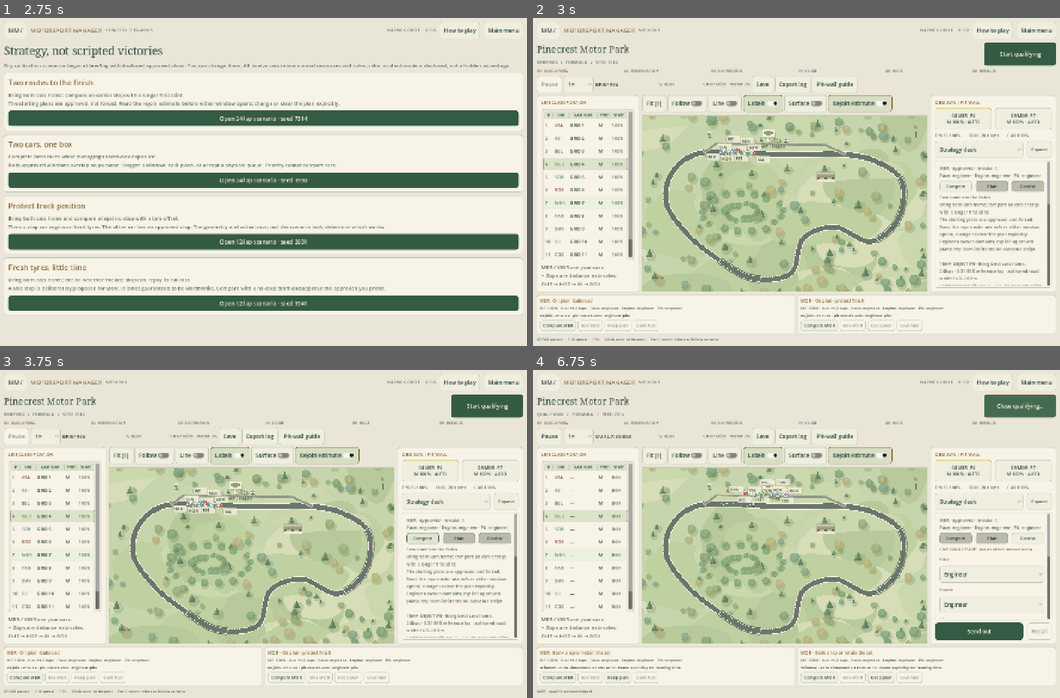
Above: before the commit, frames 1-4 (two rows, left to right).
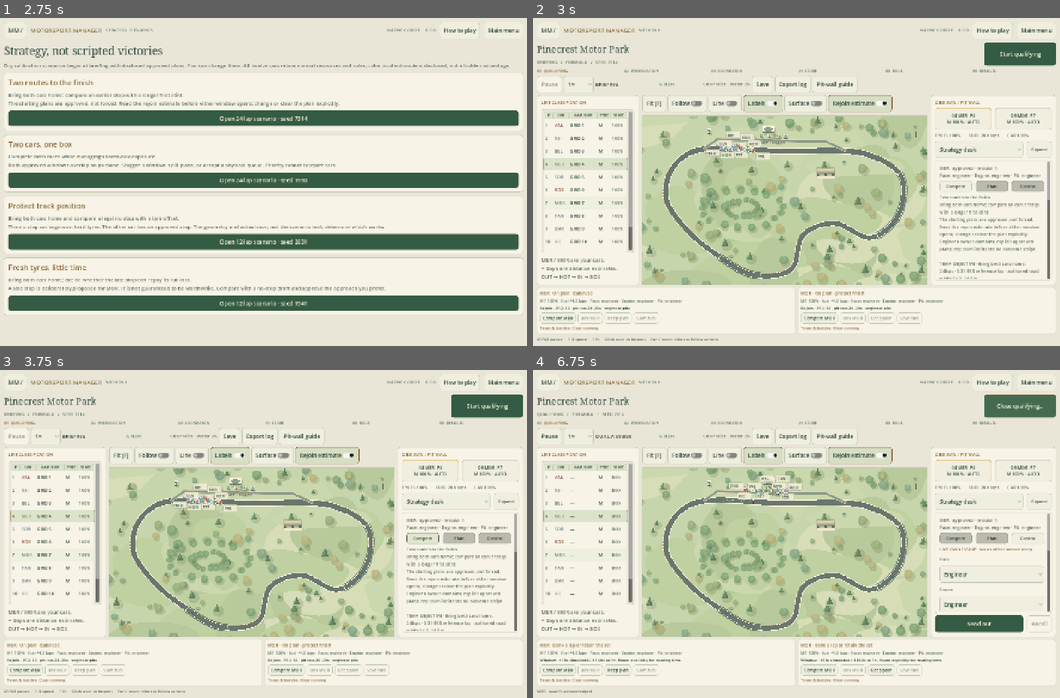
Above: after the commit, the same moments.

Repository: Luis85/motorsport-manager
Game: Godot game, scene res://scenes/main.tscn
The game is run twice, just before and just after one commit, with the same random seed, the same clock (stepped at 60 frames per second) and the same inputs.
Inputs:
- Up to frame 1 (2.75 s): click "GRAND PRIX WEEKEND Choose a c…" at 0.5 s; click "MM /" at 1.25 s; click "STRATEGY SCENARIOS" at 2 s
- Up to frame 2 (3 s): click "Open 24-lap scenario · seed 7…" at 2.75 s
- Up to frame 3 (3.75 s): click "Compare" at 3.5 s
- Up to frame 4 (6.75 s): click "Plan" at 4.25 s; click "Compare" at 5 s; click "Control" at 5.75 s; click "Start qualifying" at 6.5 s

Frame 1 is identical in both runs. In frame 2, 11% of the frame differs, in the area x 0-100%, y 29-96%; in frame 3, 11%; in frame 4, 12%.

Commit message:
feat(ui): ship native Team and battles controls, paired feedback and compact-layout polish (0.6.0)

Diff:
--- a/project.godot
+++ b/project.godot
@@ -3,7 +3,7 @@
 
 [application]
 config/name="Motorsport Manager"
-config/version="0.5.0"
+config/version="0.6.0"
 run/main_scene="res://scenes/main.tscn"
 config/features=PackedStringArray("4.7", "GL Compatibility")
 config/description="Native track authoring and top-down Grand Prix weekend."
--- /dev/null
+++ b/scripts/ui/battle_overlay.gd
@@ -0,0 +1,35 @@
+class_name BattleOverlay
+extends Control
+## Paired outlines and text only. Uses physical projected positions, never screen-distance collisions.
+var canvas: TrackCanvas
+var enabled = true
+
+func _ready() -> void:
+	mouse_filter = Control.MOUSE_FILTER_IGNORE
+	set_anchors_and_offsets_preset(Control.PRESET_FULL_RECT)
+	clip_contents = true
+
+func _process(_delta: float) -> void:
+	queue_redraw()
+
+func _draw() -> void:
+	if not enabled or canvas == null or not canvas.sim is StrategyRaceSim: return
+	var sim: StrategyRaceSim = canvas.sim
+	if sim.phase != "race": return
+	var id = sim.selected_id; var record = sim.battle_state.drivers[id]
+	# A defending selected driver can share the outline of the approaching contest.
+	if record.target_id < 0:
+		for candidate in sim.battle_state.drivers:
+			if candidate.target_id == id and candidate.phase not in ["recover", "resolve"]: record = candidate; break
+	if record.target_id < 0: return
+	var first = sim.cars[int(record.driver_id)]; var second = sim.cars[int(record.target_id)]
+	if first.route != "track" or second.route != "track" or first.dnf or second.dnf: return
+	for car in [first, second]:
+		var point = canvas.screen(sim.car_position(car).p)
+		draw_arc(point, 15, 0, TAU, 32, UI.ACCENT, 2, true)
+		draw_line(point + Vector2(-6, 19), point + Vector2(6, 19), UI.ACCENT, 2, true)
+	var caption = "%s / %s · %s" % [first.short, second.short, str(record.phase).capitalize()]
+	var rect = Rect2(Vector2(10, 10), Vector2(minf(310, size.x - 20), 46))
+	draw_style_box(UI.box(UI.PANEL, UI.LINE, 5, 7), rect)
+	draw_string(ThemeDB.fallback_font, rect.position + Vector2(8, 17), caption, HORIZONTAL_ALIGNMENT_LEFT, rect.size.x - 16, 12, UI.INK)
+	draw_string(ThemeDB.fallback_font, rect.position + Vector2(8, 34), "Paired contest · physical movement", HORIZONTAL_ALIGNMENT_LEFT, rect.size.x - 16, 10, UI.MUTED)
--- a/scripts/ui/strategy_weekend.gd
+++ b/scripts/ui/strategy_weekend.gd
@@ -9,6 +9,8 @@
 var decision_bar: HBoxContainer
 var debrief_text: Label
 var debrief_sequence = -1
+var team_panel: TeamOrdersPanel
+var battle_overlay: BattleOverlay
 
 func _ready() -> void:
 	super._ready()
@@ -26,6 +28,12 @@
 	debrief_page.add_child(UI.paragraph("A good call can have a poor result. Compare the assumptions recorded at the time with measured outcomes; no alternate finishing position is presented as fact."))
 	debrief_page.add_child(UI.button("Export decision evidence", export_evidence))
 	debrief_text = UI.paragraph(""); debrief_text.add_theme_font_size_override("font_size", 12); debrief_page.add_child(debrief_text)
+	detail_picker.add_item("Team & battles")
+	var team_page = tab_page("Team & battles")
+	team_panel = TeamOrdersPanel.new(); team_panel.configure(strategy_model); team_page.add_child(team_panel)
+	team_panel.command_requested.connect(targeted_command)
+	team_panel.watch_requested.connect(func(id): select_driver(id); set_follow(true))
+	battle_overlay = BattleOverlay.new(); battle_overlay.canvas = canvas; canvas.add_child(battle_overlay)
 	rejoin_overlay = RejoinOverlay.new(); rejoin_overlay.canvas = canvas; canvas.add_child(rejoin_overlay)
 	var map_controls = canvas.get_parent().get_child(0)
 	map_controls.add_child(UI.check("Rejoin estimate", true, func(value): rejoin_overlay.enabled = value))
@@ -44,7 +52,8 @@
 		var hold = UI.button("Keep plan", func(): keep_plan(id)); actions.add_child(hold)
 		var save = UI.button("Save fuel", func(): targeted_command("resource_intent", {"id": id, "channel": "engine", "value": 0, "laps": 2})); actions.add_child(save)
 		for button in [compare, box, hold, save]: StrategyDesk.compact_button(button)
-		decision_controls[id] = {"heading": heading, "summary": summary, "detail": detail, "box": box, "hold": hold, "save": save, "card": {}, "compare": compare}
+		var battle = UI.label("", 11, UI.ACCENT); battle.text_overrun_behavior = TextServer.OVERRUN_TRIM_ELLIPSIS; body.add_child(battle)
+		decision_controls[id] = {"battle": battle, "heading": heading, "summary": summary, "detail": detail, "box": box, "hold": hold, "save": save, "card": {}, "compare": compare}
 	pit_note.max_lines_visible = 2
 	radio_label.text_overrun_behavior = TextServer.OVERRUN_TRIM_ELLIPSIS
 	automate.text = "Delegate all domains (reset overrides)"
@@ -97,10 +106,18 @@
 		controls.box.tooltip_text = "Fit %s at the next safe entry on lap %d. Estimate P%d–%d; ignoring this button retains the current owner." % [f.replacement_id, f.gate.lap, f.pit.position_low, f.pit.position_high]
 		controls.hold.disabled = card.is_empty(); controls.hold.tooltip_text = "Acknowledge this issue without changing the plan or time controls."
 		controls.save.disabled = sim.phase != "race" or c.dnf or c.finished
+		var battle = strategy_model.battle_state.drivers[id]
+		controls.battle.text = "Team & battles: " + (RacecraftController.LABELS[battle.phase] + (" " + sim.cars[int(battle.target_id)].short if battle.target_id >= 0 else ""))
+		controls.battle.tooltip_text = RacecraftController.describe(strategy_model.battle_state, id, sim.cars)
+		if TeamOrders.active(strategy_model.team_state.track_order):
+			controls.battle.text = "Team " + strategy_model.team_state.track_order.kind + " · " + strategy_model.team_state.track_order.reason
+			controls.battle.tooltip_text = controls.battle.text
+		if c.dnf or c.finished: controls.battle.text = "Contest ended · " + ("retired" if c.dnf else "finished")
 	if sim.selected_id in [3, 6]: rejoin_overlay.forecast = forecast_cache[sim.selected_id]
 	else: rejoin_overlay.forecast = {}
 	strategy_desk.refresh()
-	var strategic_page = tabs.current_tab in [6, 7]
+	if tabs.current_tab == 8: team_panel.refresh()
+	var strategic_page = tabs.current_tab in [6, 7, 8]
 	trace.visible = tabs.current_tab == 1
 	pit_note.visible = not strategic_page
 	box_button.get_parent().visible = not strategic_page
@@ -109,6 +126,8 @@
 	if not detail_expanded:
 		driver_label.visible = not strategic_page; resource_row.visible = not strategic_page
 		compact_resources.visible = strategic_page; intent_label.visible = not strategic_page
+	teammate_buttons[0].get_parent().visible = tabs.current_tab != 8
+	if tabs.current_tab == 8: compact_resources.visible = false
 	if tabs.current_tab == 7 and int(strategy_model.strategy_state.sequence) != debrief_sequence:
 		debrief_sequence = int(strategy_model.strategy_state.sequence)
 		var subset = strategy_model.strategy_state.records.filter(func(record): return record.driver_id in [-1, 3, 6])
@@ -127,11 +146,12 @@
 func setup_guide() -> void:
 	guide = ContextGuide.new()
 	guide.configure("pit wall", [
-		{"title": "Your objective and your two cars", "body": "Bri …(213 unchanged characters)…  return teammate_buttons[0].get_parent()},
+		{"title": "Your objective and your two cars", "body": "Bri …(213 unchanged characters)…  return teammate_buttons[0].get_parent(), "reveal": func(): open_strategy(3)},
 		{"title": "Read a decision before reacting", "body": "A card connects a current issue to evidence, a trade-off and a  …(187 unchanged characters)…
 		{"title": "Compare, then commit", "body": "Pit loss, warm-up and possible rejoin traffic are estimates, not promises. …(185 unchanged characters)…
 		{"title": "Approve a plan, not a teleport", "body": "In Plan, choose a starting set and up to three windows. Draft ed …(249 unchanged characters)…
 		{"title": "Delegate the work, retain intent", "body": "Control separates pace, engine, pit strategy, racecraft and qu …(224 unchanged characters)…
+		{"title": "Two drivers, one team", "body": "Team & battles provides bounded hold, allow-through and pit-priority instructions. Both drivers are named. Safe road geometry, flags and physical pit commitments take precedence. Battles retain a target and phases; Watch follows the selected contest until you pan or zoom.", "target": func(): return tabs, "reveal": func(): tabs.current_tab = 8},
 		{"title": "Learn from measured consequences", "body": "The debrief records accepted calls and measured pit visits. It …(225 unchanged characters)…
 	])
 	add_child(guide)
--- /dev/null
+++ b/scripts/ui/team_orders_panel.gd
@@ -0,0 +1,115 @@
+class_name TeamOrdersPanel
+extends VBoxContainer
+## Stable native controls: changing a selection is a draft, never a team instruction.
+signal command_requested(action: String, payload: Dictionary)
+signal watch_requested(driver_id: int)
+var sim: StrategyRaceSim
+var topics: OptionButton
+var pages: Array[Control] = []
+var actor: OptionButton
+var kind: OptionButton
+var duration: SpinBox
+var apply_button: Button
+var validation: Label
+var track_status: Label
+var priority_status: Label
+var preview_text: Label
+var cancel_buttons: Dictionary = {}
+var priority_buttons: Dictionary = {}
+var battle_labels: Dictionary = {}
+var watch_buttons: Dictionary = {}
+var public_stops: Label
+var revision = 0
+var rendered_orders: Dictionary = {}
+
+func configure(value: StrategyRaceSim) -> void:
+	sim = value
+
+func text(value: String, color: Color = UI.MUTED) -> Label:
+	var label = UI.paragraph(value, color); label.add_theme_font_size_override("font_size", 12)
+	return label
+
+func _ready() -> void:
+	add_theme_constant_override("separation", 7)
+	topics = UI.option(["Cooperate", "Battles", "Shared pit box"], show_topic)
+	add_child(topics); StrategyDesk.compact_button(topics); topics.add_theme_font_size_override("font_size", 12)
+	for i in range(3):
+		var page = UI.vbox(self); page.add_theme_constant_override("separation", 7); pages.append(page)
+	var page = pages[0]
+	actor = UI.option(["MER ahead · MOR following", "MOR ahead · MER following"], func(_index): refresh()); page.add_child(actor); StrategyDesk.compact_button(actor); actor.add_theme_font_size_override("font_size", 12)
+	kind = UI.option(["Hold relative team position", "Allow the teammate through"], func(_index): refresh()); page.add_child(kind); StrategyDesk.compact_button(kind); kind.add_theme_font_size_override("font_size", 12)
+	duration = UI.spin(1, 1, 5, 1, func(_value): refresh()); duration.custom_minimum_size = Vector2(72, 30)
+	duration.get_line_edit().add_theme_font_size_override("font_size", 12)
+	duration.get_line_edit().add_theme_stylebox_override("normal", UI.box(UI.CARD, UI.LINE, 4, 6))
+	UI.field(page, "Expiry (actor's laps)", duration)
+	apply_button = UI.button("Apply team instruction", func(): command_requested.emit("team_order", draft()))
+	page.add_child(apply_button); StrategyDesk.compact_button(apply_button)
+	validation = text(""); page.add_child(validation)
+	track_status = text("", UI.INK); page.add_child(track_status)
+	cancel_buttons.track_order = UI.button("Cancel cooperation", func(): cancel("track_order")); page.add_child(cancel_buttons.track_order); StrategyDesk.compact_button(cancel_buttons.track_order)
+	page.add_child(text("Ownership, pace and engine policies remain unchanged. A safe opportunity is not guaranteed."))
+	page = pages[1]
+	var watch_row = UI.hbox(page)
+	for id in [3, 6]:
+		page.add_child(UI.label(sim.cars[id].short + " / CURRENT CONTEST", 11, UI.ACCENT))
+		battle_labels[id] = text("", UI.INK); page.add_child(battle_labels[id])
+		var button = UI.button("Watch " + sim.cars[id].short, func(): watch_requested.emit(id))
+		watch_row.add_child(button); StrategyDesk.compact_button(button); watch_buttons[id] = button
+	page.add_child(text("Watch follows the chosen car without changing time. Pan or zoom releases the camera. The paired outline identifies its current contest."))
+	public_stops = text(""); page.add_child(public_stops)
+	page = pages[2]
+	page.add_child(text("Two-lap priority · no reordering of accepted stops."))
+	for id in [3, 6]:
+		var button = UI.button("Give " + sim.cars[id].short + " pit priority", func():
+			command_requested.emit("team_order", {"id": id, "teammate_id": 6 if id == 3 else 3, "kind": "pit_priority", "laps": 2, "revision": revision}))
+		page.add_child(button); StrategyDesk.compact_button(button); priority_buttons[id] = button
+	preview_text = text("", UI.INK); page.add_child(preview_text)
+	priority_status = text(""); page.add_child(priority_status)
+	cancel_buttons.pit_priority = UI.button("Cancel pit priority", func(): cancel("pit_priority")); page.add_child(cancel_buttons.pit_priority); StrategyDesk.compact_button(cancel_buttons.pit_priority)
+	page.add_child(text("Priority may defer the other car by one entry, only within delegated authority and the approved window. Manual or committed orders are never moved. The mandate ends after two laps of the named car, or both services."))
+	show_topic(0); refresh()
+
+func show_topic(index: int) -> void:
+	for i in range(pages.size()): pages[i].visible = i == index
+	if topics: topics.select(index)
+	refresh()
+
+func draft() -> Dictionary:
+	var id = 3 if actor.selected == 0 else 6
+	return {"id": id, "teammate_id": 6 if id == 3 else 3, "kind": "hold" if kind.selected == 0 else "yield", "laps": int(duration.value), "revision": revision}
+
+func cancel(key: String) -> void:
+	var record = rendered_orders.get(key, {})
+	if record.is_empty(): return
+	command_requested.emit("cancel_team_order", {"id": record.actor_id, "slot": key, "intent_id": record.intent_id, "revision": revision})
+
+func status_text(record: Dictionary, empty: String) -> String:
+	if record.is_empty(): return empty
+	var result = "%s / %s → %s\n%s" % [str(record.status).capitalize(), sim.cars[int(record.actor_id)].short, sim.cars[int(record.teammate_id)].short, record.reason]
+	if TeamOrders.active(record): result += "\nExpires in ~%.1f laps of %s." % [maxf(0, record.until_distance - sim.cars[int(record.actor_id)].distance) / sim.track.length, sim.cars[int(record.actor_id)].short]
+	return result
+
+func refresh() -> void:
+	if not is_node_ready() or sim == null or apply_button == null: return
+	revision = int(sim.team_state.revision)
+	rendered_orders = {"track_order": sim.team_state.track_order.duplicate(true), "pit_priority": sim.team_state.pit_priority.duplicate(true)}
+	var proposed = draft(); var error = TeamOrders.validate(sim, proposed)
+	apply_button.text = ("Hold %s ahead of %s" if proposed.kind == "hold" else "Let %s yield to %s") % [sim.cars[proposed.id].short, sim.cars[proposed.teammate_id].short]
+	apply_button.disabled = not error.is_empty(); apply_button.tooltip_text = error
+	validation.text = error if not error.is_empty() else ("Only the following teammate holds back; rivals remain free to race." if proposed.kind == "hold" else "Waits for clear, wide road. Moving aside and slowing have a real cost; a swap is not guaranteed.")
+	track_status.text = status_text(sim.team_state.track_order, "No cooperation instruction. Both drivers follow their normal racecraft policies.")
+	priority_status.text = status_text(sim.team_state.pit_priority, "No priority. Physical arrival decides the shared box.")
+	for key in cancel_buttons: cancel_buttons[key].disabled = not TeamOrders.active(sim.team_state[key])
+	for id in [3, 6]:
+		battle_labels[id].text = RacecraftController.describe(sim.battle_state, id, sim.cars)
+		watch_buttons[id].disabled = sim.cars[id].dnf or sim.cars[id].finished or sim.battle_state.drivers[id].target_id < 0
+		var priority = {"id": id, "teammate_id": 6 if id == 3 else 3, "kind": "pit_priority", "laps": 2, "revision": revision}
+		var reason = TeamOrders.validate(sim, priority)
+		priority_buttons[id].disabled = not reason.is_empty(); priority_buttons[id].tooltip_text = reason
+	var preview = TeamOrders.preview(sim)
+	preview_text.text = "SHARED BOX / ESTIMATE\n%s: ~%.1fs to box · %s\n%s: ~%.1fs to box · %s\nPossible queue for %s: ~%.1fs\n%s" % [preview.first.short, preview.first.arrival, preview.first.origin, preview.second.short, preview.second.arrival, preview.second.origin, preview.second.short, preview.queue, preview.note]
+	var lines: Array[String] = ["OBSERVED STOPS / PUBLIC"]
+	for event in sim.rival_state.stops.slice(maxi(0, sim.rival_state.stops.size() - 3)):
+		lines.append("%.1fs · %s entered the pits" % [event.time, event.short])
+	if lines.size() == 1: lines.append("No pit entries observed yet. Rival future plans remain unknown.")
+	public_stops.text = "\n".join(lines)
Not shown, added: scripts/ui/battle_overlay.gd.uid
Not shown, added: scripts/ui/team_orders_panel.gd.uid
